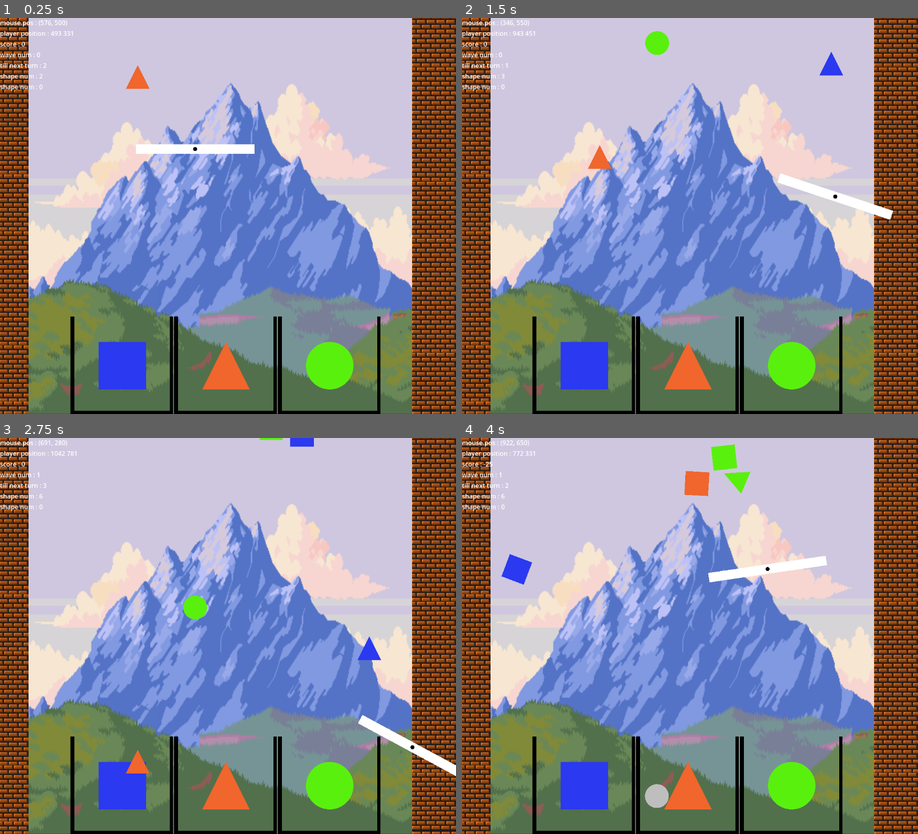
Above: before the commit, frames 1-4 (two rows, left to right).
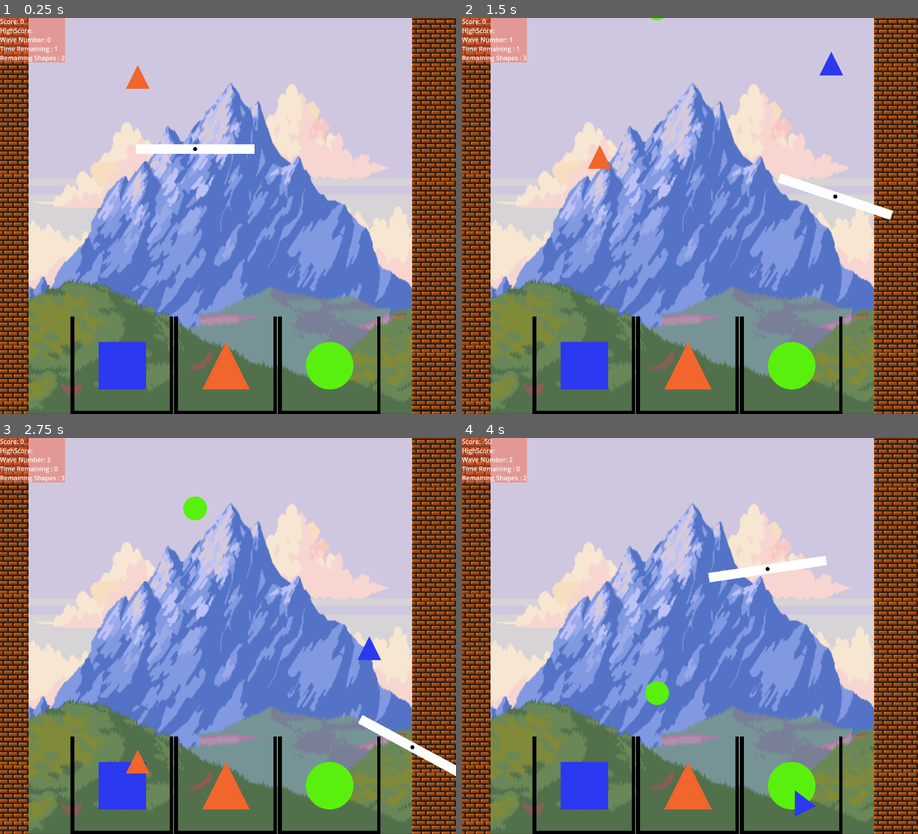
Above: after the commit, the same moments.

Repository: Nockiest/organization-game
Game: Godot game, scene res://scenes/gameLoop/gameLoop.tscn
The game is run twice, just before and just after one commit, with the same random seed, the same clock (stepped at 60 frames per second) and the same inputs.
Inputs (mouse positions are in pixels of both pictures, inside the frame that each line leads up to):
- Up to frame 1 (0.25 s): no input
- Up to frame 2 (1.5 s): tap Enter at 0.5 s; move the mouse to (790, 196) at 0.52 s; hold D (move_right) 0.53-1.28 s; hold Q (rotate_clockwise) 0.53-1.28 s; move the mouse to (598, 235) at 1.27 s; hold S (move_down) from 1.28 s (still down); tap E (rotate_counterclockwise) at 1.35 s
- Up to frame 3 (2.75 s): move the mouse to (273, 548) at 2.02 s; release S (move_down) at 2.03 s; hold D (move_right) from 2.03 s (still down); hold Q (rotate_clockwise) from 2.03 s (still down)
- Up to frame 4 (4 s): move the mouse to (667, 715) at 2.77 s; release D (move_right) at 2.78 s; release Q (rotate_clockwise) at 2.78 s; hold W (move_up) 2.78-3.53 s; tap E (rotate_counterclockwise) at 2.85 s; move the mouse to (826, 695) at 3.52 s; hold Left (move_left) from 3.53 s (still down); hold Q (rotate_clockwise) from 3.53 s (still down)

The runs differ from the first frame. In frame 1, 1.7% of the frame differs, in the area x 0-17%, y 0-19%; in frame 2, 2.0%; in frame 3, 2.4%; in frame 4, 3.5%, in the area x 0-78%, y 0-96%.

Commit message:
changed scoring improved tutorial

Diff:
--- a/entities/player/player.gd
+++ b/entities/player/player.gd
@@ -16,16 +16,23 @@
 	print('allowed ', allowed_movement)
 	# Set the boundaries for movement
 	$MkeyMovement.boundaries = allowed_movement
-func _on_body_entered(body: Node2D) -> void:
-	print('body collided with player')
-	$thud.play()
+	connect("body_entered",  _on_body_entered )
 
-func _on_area_entered(area: Area2D) -> void:
-	print('player collided')
+#func _on_body_entered(body: Node2D) -> void:
+##	print('body collided with player')
+#	$thud.play()
 
-func _on_area_shape_entered(area_rid: RID, area: Area2D, area_shape_index: int, local_shape_index: int) -> void:
-	print('player collided with body')
+#func _on_area_entered(area: Area2D) -> void:
+#	print('player collided')
 
-func _on_body_shape_entered(body_rid: RID, body: Node2D, body_shape_index: int, local_shape_index: int) -> void:
-	print('body collided with player')
-	$thud.play()
+#func _on_area_shape_entered(area_rid: RID, area: Area2D, area_shape_index: int, local_shape_index: int) -> void:
+#	print('player collided with body')
+
+func _on_body_entered(body: Node) -> void:
+	# Check if the body entered is not the KinematicBody itself
+	if body != self:
+		# Play the collision sound
+		$thud.play()
+#func _on_body_shape_entered(body_rid: RID, body: Node2D, body_shape_index: int, local_shape_index: int) -> void:
+##	print('body collided with player')
+#	$thud.play()
--- a/entities/player/player.tscn
+++ b/entities/player/player.tscn
@@ -5,7 +5,7 @@
 [ext_resource type="AudioStream" uid="uid://c63rr1jgifto1" path="res://assets/music/thud.mp3" id="3_1uhuw"]
 
 [sub_resource type="RectangleShape2D" id="RectangleShape2D_574w7"]
-size = Vector2(304, 28)
+size = Vector2(300, 24)
 
 [node name="player" type="CharacterBody2D"]
 collision_layer = 3
--- a/entities/shapes/shape.gd
+++ b/entities/shapes/shape.gd
@@ -35,10 +35,17 @@
 
 
 func count_points(correct_shape:bool,correct_color:bool):
-	var earned_score =  round(score/2) if correct_shape else -round(score/2)
-	earned_score += round(score/2) if correct_color else 0
-	Stats.game_score += earned_score
-	queue_free()
+	print( correct_shape ,  correct_color)
+	if not correct_shape and not correct_color:
+		print(1)
+		Stats.game_score += -score
+	elif correct_shape and   correct_color:
+		print(2)
+		Stats.game_score +=  score
+	else:
+		print(3)
+		Stats.game_score +=  round(score/2)
+
 func _on_marker_2d_area_entered(area: Area2D) -> void:
 	if area is Bucket:
 		var bucket = area as Bucket
@@ -50,24 +57,13 @@
 
 
 		await  get_tree().create_timer(0.5).timeout
-		$drawShape.shape_color = Colors.GameColors.GRAY
-		# Now queue_free the node
-#		queue_free()
-
+#		$drawShape.shape_color = Colors.GameColors.GRAY
+#		print(bucket.accepted_shape == shape_type, bucket.shape_color , 'shape_color',  shape_color)
+		print(bucket.accepted_shape ,shape_type)
+		print(bucket.shape_color , shape_color)
 		count_points(bucket.accepted_shape == shape_type , bucket.shape_color == shape_color)
-#func _on_marker_2d_area_entered(area: Area2D) -> void:
-#
-#	if area is Bucket:
-#		var bucket = area as Bucket
-#		if bucket.accepted_shape == shape_type or bucket.shape_color == shape_color:
-#			$correct.play()
-#		else:
-#			$wrong.play()
-#		count_points(bucket.accepted_shape == shape_type , bucket.shape_color == shape_color)
-
-
+		queue_free()
 func _on_tree_exiting() -> void:
 	if position.y > 1200:
 		$wrong.play( )
 		await  get_tree().create_timer(2).timeout
-	queue_free()
--- /dev/null
+++ b/labeltheme.tres
@@ -0,0 +1,8 @@
+[gd_resource type="Theme" load_steps=2 format=3 uid="uid://5eas63ekmomg"]
+
+[sub_resource type="StyleBoxFlat" id="StyleBoxFlat_mr4qo"]
+bg_color = Color(0.984314, 0.368627, 0.219608, 0.435294)
+
+[resource]
+Label/colors/font_outline_color = Color(0.0196078, 0.0196078, 0.0196078, 1)
+Label/styles/normal = SubResource("StyleBoxFlat_mr4qo")
--- a/project.godot
+++ b/project.godot
@@ -13,7 +13,8 @@
 config/name="Shape Sort Chaos"
 run/main_scene="res://scenes/gameLoop/gameLoop.tscn"
 config/features=PackedStringArray("4.1", "Mobile")
-config/icon="res://icon.svg"
+config/icon="res://assets/shape sort.png"
+config/windows_native_icon="res://assets/favicon.ico"
 
 [autoload]
 
--- a/scenes/end-screen/end-screen.tscn
+++ b/scenes/end-screen/end-screen.tscn
@@ -1,9 +1,10 @@
-[gd_scene load_steps=10 format=3 uid="uid://b3hbqyo16200u"]
+[gd_scene load_steps=11 format=3 uid="uid://b3hbqyo16200u"]
 
 [ext_resource type="Script" path="res://scenes/end-screen/end-screen.gd" id="1_ywl3q"]
 [ext_resource type="Texture2D" uid="uid://d3f4w8ws72y40" path="res://assets/m2/PRE_ORIG_SIZE.png" id="2_qjjt1"]
 [ext_resource type="Theme" uid="uid://ck460gswnkphl" path="res://shared/themes/base1/base1.tres" id="3_5hlay"]
 [ext_resource type="AudioStream" uid="uid://nww6omfm0bee" path="res://assets/music/sfx/you-won.mp3" id="4_3dbr5"]
+[ext_resource type="Theme" uid="uid://5eas63ekmomg" path="res://labeltheme.tres" id="5_tcgkr"]
 
 [sub_resource type="StyleBoxFlat" id="StyleBoxFlat_7hauy"]
 bg_color = Color(0.168627, 0.223529, 0.941176, 1)
@@ -113,11 +114,12 @@
 anchor_right = 0.5
 anchor_bottom = 0.5
 offset_left = -20.0
-offset_top = -199.5
+offset_top = -139.5
 offset_right = 20.0
-offset_bottom = -176.5
+offset_bottom = -116.5
 grow_horizontal = 2
 grow_vertical = 2
+theme = ExtResource("5_tcgkr")
 
 [node name="highScore" type="Label" parent="."]
 layout_mode = 1
@@ -132,6 +134,7 @@
 offset_bottom = -88.5
 grow_horizontal = 2
 grow_vertical = 2
+theme = ExtResource("5_tcgkr")
 
 [connection signal="pressed" from="VBoxContainer/Button" to="." method="_on_button_pressed"]
 [connection signal="pressed" from="VBoxContainer/Button2" to="." method="_on_button_2_pressed"]
--- a/scenes/gameLoop/gameField.gd
+++ b/scenes/gameLoop/gameField.gd
@@ -21,7 +21,6 @@
 	var random_x =  randi_range(global_position.x, max_x) +shape_instance.size
 #	var intersects = false
 	shape_instance.shape_color = Utils.get_random_enum_value(Colors.GameColors,[Colors.GameColors.GRAY] )
-	var shapes = $Objects/shapes.get_children()
 	shape_instance.global_position.x = random_x
 	shape_instance.global_position.y = -shape_instance.size
 
@@ -30,12 +29,12 @@
 #	$Objects/player.allowed_movement[0] =  global_position
 #	$Objects/player.allowed_movement[1] = global_position + Vector2(extents.x*2, extents.y*2)
 
-func _on_area_shape_exited(area_rid: RID, area: Area2D, area_shape_index: int, local_shape_index: int) -> void:
+func _on_area_shape_exited(_area_rid: RID, area: Area2D, _area_shape_index: int, local_shape_index: int) -> void:
 	if area:
 		var object_exiting = area.get_overlapping_bodies()[local_shape_index]
 		if object_exiting is Shape:
 			object_exiting.get_node('wrong').play()
 			await object_exiting.get_node('wrong') .finished
 			object_exiting.queue_free()
-	if len($Objects/shapes.get_children()) == 0 and len(Global.waves) >= Global.wave_number:
-		Global.end_game()
+#	if len($Objects/shapes.get_children()) == 0 and len(Global.waves) >= Global.wave_number:
+#		Global.end_game()
--- a/scenes/gameLoop/gameLoop.tscn
+++ b/scenes/gameLoop/gameLoop.tscn
@@ -12,6 +12,7 @@
 [ext_resource type="Script" path="res://scenes/gameLoop/Timer.gd" id="9_xm3lm"]
 [ext_resource type="AudioStream" uid="uid://dgqybtwii7s3w" path="res://assets/music/theme.mp3" id="11_vfmrn"]
 [ext_resource type="PackedScene" uid="uid://yoya0lunywds" path="res://shared/modules/MrandomMusicPlayer/randomMusicPlayer.tscn" id="11_y4fye"]
+[ext_resource type="PackedScene" uid="uid://c041elkd8hjr0" path="res://shared/scoreTracker/scoreTracker.tscn" id="13_xx4nr"]
 
 [sub_resource type="RectangleShape2D" id="RectangleShape2D_wecsy"]
 size = Vector2(970, 1166)
@@ -131,6 +132,7 @@
 shape_color = 2
 
 [node name="Mdebug" parent="." instance=ExtResource("2_rxvj2")]
+visible = false
 
 [node name="WaveDelay" type="Timer" parent="." groups=["wavetimers"]]
 wait_time = 0.123
@@ -140,5 +142,9 @@
 [node name="randomMusicPlayer" parent="." instance=ExtResource("11_y4fye")]
 sound_list = Array[AudioStream]([ExtResource("11_vfmrn")])
 
+[node name="scoreTracker" parent="." instance=ExtResource("13_xx4nr")]
+offset_top = -3.0
+offset_bottom = -3.0
+
 [connection signal="area_shape_exited" from="gameField" to="gameField" method="_on_area_shape_exited"]
 [connection signal="child_exiting_tree" from="gameField/Objects/shapes" to="." method="_on_shapes_child_exiting_tree"]
--- a/scenes/tutorial/tutorial.tscn
+++ b/scenes/tutorial/tutorial.tscn
@@ -2,7 +2,7 @@
 
 [ext_resource type="Theme" uid="uid://ck460gswnkphl" path="res://shared/themes/base1/base1.tres" id="1_cjxrl"]
 [ext_resource type="Script" path="res://scenes/tutorial/tutorial.gd" id="1_kruan"]
-[ext_resource type="Texture2D" uid="uid://crupnwve8gfas" path="res://assets/m8/PRE_ORIG_SIZE.png" id="2_uuaji"]
+[ext_resource type="Texture2D" uid="uid://cvcvt1g7y52on" path="res://assets/tutorial img.png" id="2_chhqk"]
 
 [sub_resource type="Theme" id="Theme_5b6qg"]
 VBoxContainer/constants/separation = 16
@@ -21,20 +21,23 @@
 anchors_preset = 15
 anchor_right = 1.0
 anchor_bottom = 1.0
+offset_right = -204.0
+offset_bottom = 3.0
 grow_horizontal = 2
 grow_vertical = 2
-texture = ExtResource("2_uuaji")
+texture = ExtResource("2_chhqk")
 
 [node name="ColorRect" type="ColorRect" parent="."]
 layout_mode = 1
 anchors_preset = 5
 anchor_left = 0.5
 anchor_right = 0.5
-offset_left = 102.0
-offset_right = 142.0
-offset_bottom = 40.0
+offset_left = 181.0
+offset_top = -4.0
+offset_right = 221.0
+offset_bottom = 47.0
 grow_horizontal = 2
-scale = Vector2(11.8869, 19.9934)
+scale = Vector2(10.018, 20.002)
 color = Color(0.552941, 0.552941, 0.552941, 1)
 
 [node name="Label" type="Label" parent="ColorRect"]
@@ -48,9 +51,9 @@
 
 [node name="RichTextLabel" type="RichTextLabel" parent="ColorRect"]
 layout_mode = 0
-offset_top = 4.76534
-offset_right = 250.0
-offset_bottom = 211.765
+offset_top = 5.0
+offset_right = 189.0
+offset_bottom = 235.0
 scale = Vector2(0.120836, 0.0545971)
 bbcode_enabled = true
 text = "[b]Goal:[/b] You have 3 buckets with different shapes. Using the white plank, rotate and sort them into the correct buckets. The colors act as modifiers for the score you get. Try to earn as many points as possible! "
@@ -58,17 +61,30 @@
 
 [node name="RichTextLabel2" type="RichTextLabel" parent="ColorRect"]
 layout_mode = 0
-offset_left = 0.251923
-offset_top = 14.5763
-offset_right = 250.252
-offset_bottom = 221.576
+offset_top = 19.0
+offset_right = 175.0
+offset_bottom = 226.0
 scale = Vector2(0.120836, 0.0545971)
 bbcode_enabled = true
 text = "[b]Scoring:[/b]
 Correct Shape: 25Pt
+Correct Color: 25Pt
 Correct Shape + Color: 50Pt
 Color: 0Pt
-Incorect Shape + Color: -50Pt"
+Incorect Shape and Color: -50Pt
+Fell of the edge: 0pt"
+fit_content = true
+
+[node name="RichTextLabel3" type="RichTextLabel" parent="ColorRect"]
+offset_left = -0.0997925
+offset_top = 31.3969
+offset_right = 174.9
+offset_bottom = 238.397
+scale = Vector2(0.120836, 0.0545971)
+bbcode_enabled = true
+text = "[b]Controls:[/b]
+WASD: Movement
+Q and E: Rotation"
 fit_content = true
 
 [node name="VBoxContainer" type="VBoxContainer" parent="." node_paths=PackedStringArray("shortcut_context")]
@@ -80,9 +96,9 @@
 anchor_right = 0.5
 anchor_bottom = 0.5
 offset_left = 287.0
-offset_top = 165.0
+offset_top = 365.0
 offset_right = 384.0
-offset_bottom = 231.0
+offset_bottom = 431.0
 grow_horizontal = 2
 grow_vertical = 2
 shortcut_context = NodePath("..")
--- a/shared/globals/global.gd
+++ b/shared/globals/global.gd
@@ -17,8 +17,8 @@
 #			end_game()
 var high_score = 0
 const waves := [
-	2,
-	4,
+	1,
+	1,
 #	5,
 #	6,
 #	7,
--- a/shared/globals/stats.gd
+++ b/shared/globals/stats.gd
@@ -1,7 +1,7 @@
 extends Node
 
 var game_score := 0
-var highest_score   = 0
+var highest_score  = float(-INF)
 
 
 
--- a/shared/modules/MdrawShape/drawShape.gd
+++ b/shared/modules/MdrawShape/drawShape.gd
@@ -2,7 +2,10 @@
 extends Node2D
 
 @export var parent: Node
-@export var shape_type:= GameShapes.GameShapeTypes.RECTANGLE
+@export var shape_type:= GameShapes.GameShapeTypes.RECTANGLE:
+	set(value):
+		shape_type = value
+		queue_redraw()
 @export var shape_color:= Colors.GameColors.BLUE:
 	set(value):
 		shape_color = value
--- a/shared/modules/MkeyMovement/MkeyMovement.gd
+++ b/shared/modules/MkeyMovement/MkeyMovement.gd
@@ -17,7 +17,6 @@
 	if Input.is_action_pressed("move_down"):
 		input_vector.y += 1
 	if Input.is_action_pressed("move_left"):
-		print(boundaries)
 		input_vector.x -= 1
 	if Input.is_action_pressed("move_right"):
 		input_vector.x += 1
--- /dev/null
+++ b/shared/scoreTracker/scoreTracker.gd
@@ -0,0 +1,14 @@
+extends Control
+
+
+
+func _process(delta: float) -> void:
+	$VBoxContainer/Score.text = 'Score: '+ str(Stats.game_score)
+	if Stats.highest_score == float(-INF):
+		$VBoxContainer/HighScore.text = 'HighScore: ' # Display nothing
+	else:
+		$VBoxContainer/HighScore.text = 'HighScore: ' + str(Stats.highest_score) # Display highest score
+
+	$VBoxContainer/Wave.text =  'Wave Number: '+str(Global.wave_number)
+	$VBoxContainer/TimeRemaining.text = 'Time Remaining : '+ get_tree().get_first_node_in_group('gameloops').get_remaining_time()
+	$VBoxContainer/Shapes.text = 'Remaining Shapes : '+ get_tree().get_first_node_in_group('gameloops'). trackShapeNum()
--- /dev/null
+++ b/shared/scoreTracker/scoreTracker.tscn
@@ -0,0 +1,40 @@
+[gd_scene load_steps=3 format=3 uid="uid://c041elkd8hjr0"]
+
+[ext_resource type="Script" path="res://shared/scoreTracker/scoreTracker.gd" id="1_ft3mk"]
+[ext_resource type="Theme" uid="uid://5eas63ekmomg" path="res://labeltheme.tres" id="2_efic8"]
+
+[node name="scoreTracker" type="Control"]
+layout_mode = 3
+anchors_preset = 0
+script = ExtResource("1_ft3mk")
+
+[node name="VBoxContainer" type="VBoxContainer" parent="."]
+layout_mode = 0
+offset_right = 40.0
+offset_bottom = 40.0
+theme_override_constants/separation = 0
+
+[node name="Score" type="Label" parent="VBoxContainer"]
+layout_mode = 2
+theme = ExtResource("2_efic8")
+text = "Score"
+
+[node name="HighScore" type="Label" parent="VBoxContainer"]
+layout_mode = 2
+theme = ExtResource("2_efic8")
+text = "HighScore"
+
+[node name="Wave" type="Label" parent="VBoxContainer"]
+layout_mode = 2
+theme = ExtResource("2_efic8")
+text = "Wave"
+
+[node name="TimeRemaining" type="Label" parent="VBoxContainer"]
+layout_mode = 2
+theme = ExtResource("2_efic8")
+text = "TimeRemainig"
+
+[node name="Shapes" type="Label" parent="VBoxContainer"]
+layout_mode = 2
+theme = ExtResource("2_efic8")
+text = "Shapes"
--- a/shared/types/game-colors.gd
+++ b/shared/types/game-colors.gd
@@ -4,9 +4,6 @@
 
 # Called when the node enters the scene tree for the first time.
 
-#var red = Color('red')
-#var blue = Color('blue')
-#var green = Color('green')
 var YELLOW = Color('#C8F024')
 var BLUE = Color('#2B39F0')
 var RED = Color('#F0662C')
--- a/shared/types/shapes.gd
+++ b/shared/types/shapes.gd
@@ -7,8 +7,5 @@
 	CIRCLE
 }
 
-#const RECTANGLE = 'rect'
-#const TRIANGLE = 'tri'
-#const CIRCLE = 'circle'
 
 var shape_score:= 10
Binary file added: assets/favicon.ico
Binary file added: assets/shape sort.png
Not shown, added: assets/shape sort.png.import
Not shown: 1 places in scenes/gameLoop/gameLoop.tscn that only renumber resources
